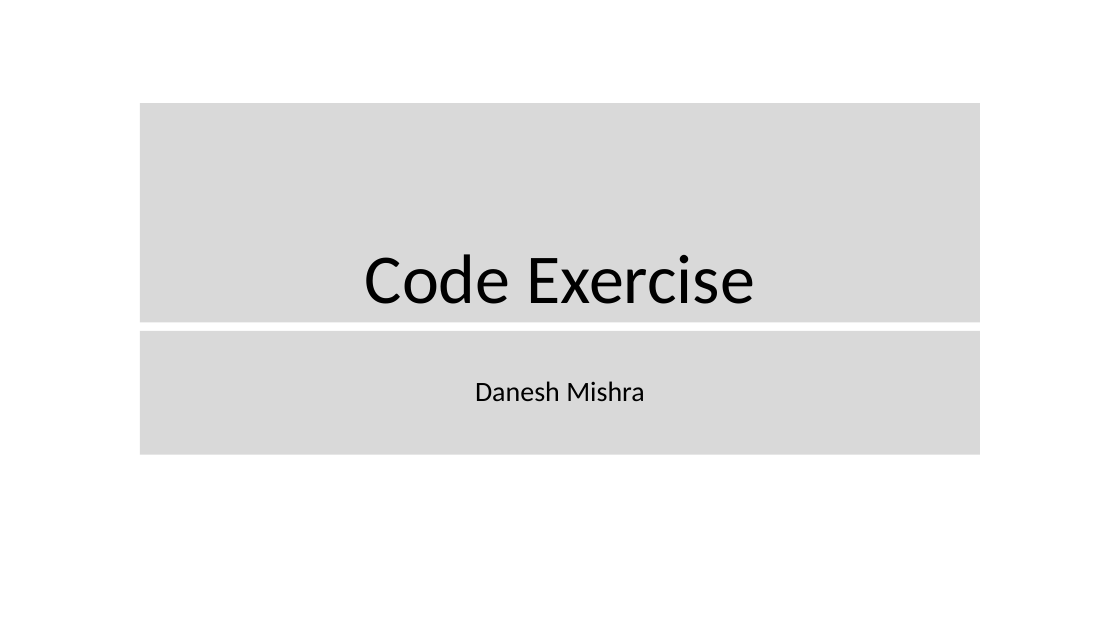
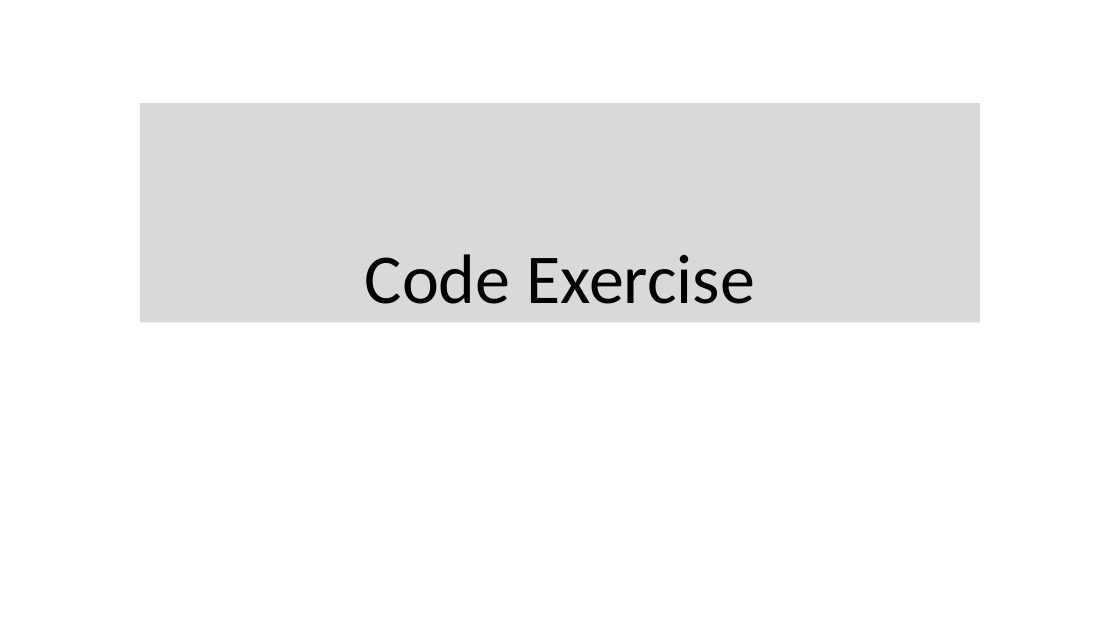
Before and after one commit to danesm/HazelcastDemo, a slide deck: slide 1 of Code Excersice.pptx. Drawn at 1120x630 pixels with LibreOffice and Linux fonts; fonts in the diff are those of the drawing. Boxes give left, top, right and bottom in pixels: in the first picture for what was removed or moved away, otherwise in the second. Text is boxed around its words. In the diff, an @@ line names an element or a change of style, - is before the commit and + after.

Commit message:
Removed name

```diff
--- a/Code Excersice.pptx
+++ b/Code Excersice.pptx
@@ subtitle removed at box(140, 331, 981, 455) @@
-Danesh Mishra
```
